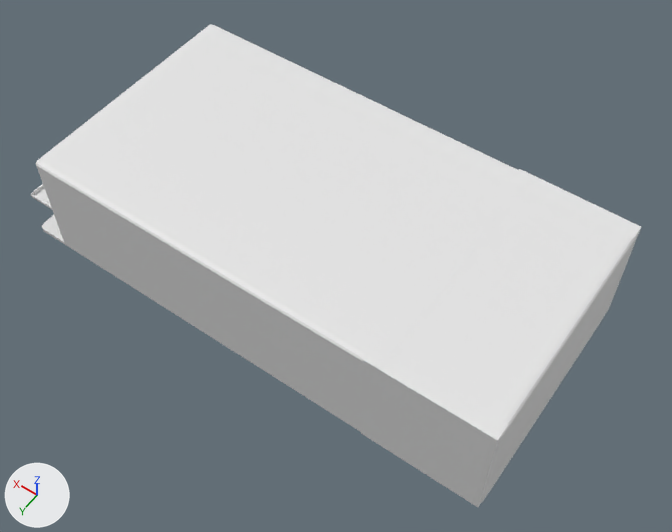
What one commit did to the FBX model Environment/Assets/BBA INTERIOR/BBA_interior.fbx.
Camera for both pictures: a 50 mm lens placed at (-33.6, 77.0, 122.6), pointed at (20.1, 1.9, 4.5). Arrows for +X, +Y and +Z are at lower left; the lights stay in place. Where no turn or scale is listed for an object, it has been applied to the vertices. Vertices at the same position are counted once.

Script lines for the objects in view, before the commit:
```python
me_cube_001 = bpy.data.meshes.new('Cube.001')
me_cube_001.from_pydata(...)  # 214 vertices, 196 faces; spans x -21.3..66.6, y -21.3..21.3, z -10.1..10.1
me_cube_003 = bpy.data.meshes.new('Cube.003')
me_cube_003.from_pydata(...)  # a box spanning x -19.0..1.0, y -1.8..1.0, z -1.0..19.2; a box spanning x -19.0..1.0, y 38.0..40.8, z -1.0..19.2
me_cube_009 = bpy.data.meshes.new('Cube.009')
me_cube_009.from_pydata(...)  # a box spanning x -100.0..100.0, y -100.0..291.0, z -100.0..100.0
ob_cube = bpy.data.objects.new('Cube', me_cube_001)
ob_cube.location = (2.8, 0.0, 8.3)
ob_cube_002 = bpy.data.objects.new('Cube.002', me_cube_003)
ob_cube_002.location = (0.6, -19.5, -0.8)
ob_stage_001 = bpy.data.objects.new('stage.001', me_cube_009)
ob_stage_001.location = (0.6, 0.0, 15.2)
ob_stage_001.rotation_euler = (-1.571, 0.0, -3.142)  # degrees (-90, 0, -180)
ob_stage_001.scale = (-0.0119, -0.0109, -0.213)
```
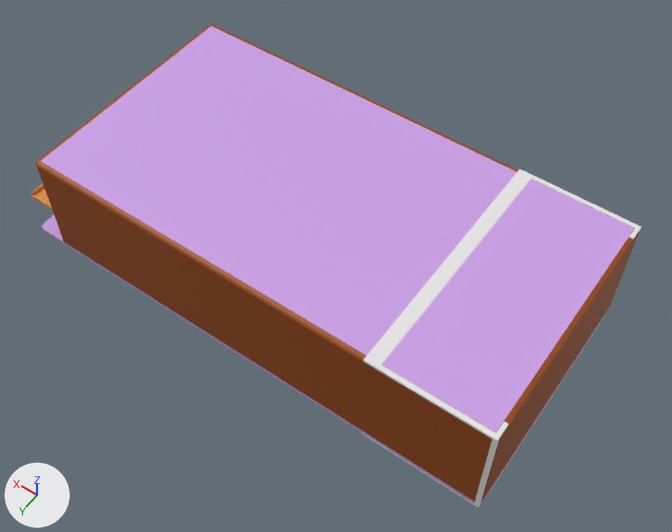
What differs and where, as boxes [x1, y1, x2, y2] in the pictures (672 x 532 px):
part 1 of me_cube_001, recoloured (white to purple): [42, 215, 65, 244] in both
part 2 of me_cube_001, recoloured: [480, 309, 609, 504] in both
part 3 of me_cube_001, recoloured (white to purple): [41, 26, 634, 503] in both
part 4 of me_cube_001, recoloured (white to brown): [36, 24, 212, 243] in both
part 5 of me_cube_001, recoloured (grey to brown): [479, 228, 639, 501] in both
part 6 of me_cube_001, recoloured (white to brown): [212, 25, 634, 228] in both
part 7 of me_cube_001, recoloured (grey to brown): [37, 161, 496, 502] in both

The change in detail:
Material 'dark_brown_wall_wood' (mat_dark_brown_wall_wood) is new.
Its base color is (0.324, 0.0676, 0.0) (brown #9a4a00).
Material 'floor' (mat_floor) is new.
Its base color is (0.603, 0.352, 0.8) (purple #cca0e7).
me_cube_001 has 214 vertices, 196 faces and spans x -21.3..66.6, y -21.3..21.3, z -10.1..10.1.
me_cube_001 is used by ob_cube; location (2.8, 0.0, 8.3).
me_cube_001 part 1: 50 of the faces centred in x 60.7..66.6, y -21.3..21.3, z -10.0..-9.0 switch from no material to mat_floor (purple #cca0e7).
me_cube_001 part 2: 26 of the faces centred in x -21.3..-20.7, y -21.2..21.2, z -10.0..-9.3 switch from no material to mat_floor (purple #cca0e7).
me_cube_001 part 3: 16 of the faces centred in x 20.0..28.1, y -21.3..21.3, z -10.1..10.1 switch from no material to mat_floor (purple #cca0e7).
me_cube_001 part 4: all 66 faces centred in x 42.8..61.5, y -21.3..21.3, z -9.1..10.0 switch from no material to mat_dark_brown_wall_wood (brown #9a4a00).
me_cube_001 part 5: all 16 faces centred in x -21.3..-20.7, y 0.0..21.2, z 0.3..10.0 switch from no material to mat_dark_brown_wall_wood (brown #9a4a00).
me_cube_001 part 6: all 6 faces centred in x 20.0..28.0, y -21.3..-20.7, z -1.5..10.0 switch from no material to mat_dark_brown_wall_wood (brown #9a4a00).
me_cube_001 part 7: all 6 faces centred in x 20.0..28.0, y 20.7..21.3, z -1.5..10.0 switch from no material to mat_dark_brown_wall_wood (brown #9a4a00).
